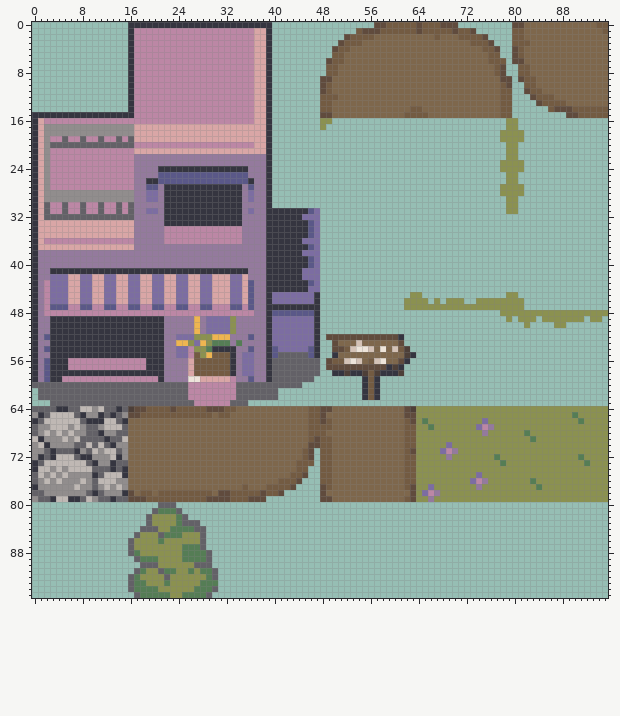
Edited in one commit: sprite sheet (Assets/tiles/tilemap.png). The picture above was drawn from the file before the commit.
The file is 96x96 pixels.
Now the later version:
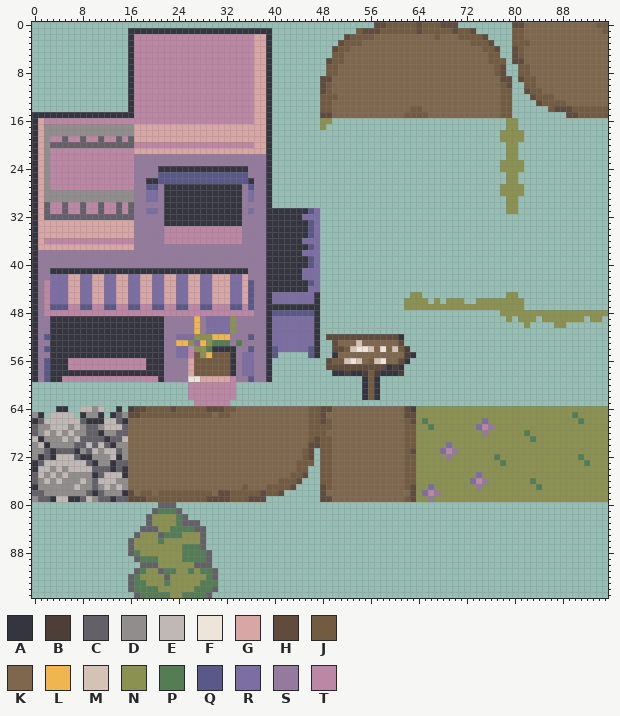
Palette (. is transparent): A #353540  B #4d3f38  C #636167  D #918d8d  E #bfb8b4  F #ede4da  G #d9a6a6  H #604b3d  J #735b42  K #7e674c  L #eeb551  M #d4c2b6  N #8b9150  P #557d55  Q #5a5888  R #7c6da2  S #947a9d  T #bc87a5
Edits made:
{"y":0,"x":16,"old":"AAAAAAAAAAAAAAAAAAAAAAAA","new":"........................"}
{"y":1,"x":17,"old":"TTTTTTTTTTTTTTTTTTTTGG","new":"AAAAAAAAAAAAAAAAAAAAAA"}
{"y":55,"x":41,"old":"CCCCC","new":"....."}
{"y":56,"x":40,"old":"CCCCCCCC","new":"........"}
{"y":57,"x":40,"old":"CCCCCCCC","new":"........"}
{"y":58,"x":40,"old":"CCCCCCCC","new":"........"}
{"y":59,"x":40,"old":"CCCCCCC","new":"......."}
{"y":60,"x":0,"old":"CCCCCCCCCCCCCCCCCCCCCCCCCC","new":".........................."}
{"y":60,"x":34,"old":"CCCCCCCCCCC","new":"..........."}
{"y":61,"x":1,"old":"CCCCCCCCCCCCCCCCCCCCCCCCC","new":"........................."}
{"y":61,"x":34,"old":"CCCCCCC","new":"......."}
{"y":62,"x":1,"old":"CCCCCCCCCCCCCCCCCCCCCCCCC","new":"........................."}
{"y":62,"x":34,"old":"CCCCCCC","new":"......."}
{"y":63,"x":3,"old":"CCCCCCCCCCCCCCCCCCCCCCCC","new":"........................"}
{"y":63,"x":33,"old":"CCC","new":"..."}
{"y":64,"x":0,"old":"CCCC","new":"...."}
{"y":64,"x":6,"old":"CC","new":".."}
{"y":64,"x":12,"old":"CC","new":".."}
{"y":64,"x":15,"old":"C","new":"."}
{"y":65,"x":2,"old":"C","new":"."}
{"y":65,"x":7,"old":"C","new":"."}
{"y":65,"x":12,"old":"C","new":"."}
